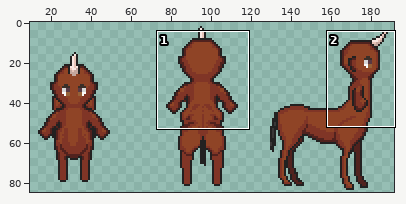
A animated GIF sprite gets an edit: sprite/creature/centaur/preview.gif. Above: a wide view before the commit, with the close-up outlined.
Close-up. First the earlier version:
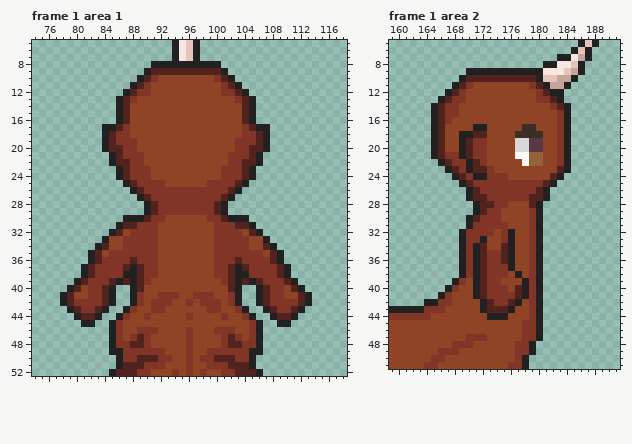
The file is 192x85 pixels, 4 frames. Shown: frame 1 area 1: x 74..118, y 5..52; frame 1 area 2: x 159..191, y 5..51. The wide view leaves out empty margins. The commit also changed other frames or places, which this record leaves out.
Now the later version:
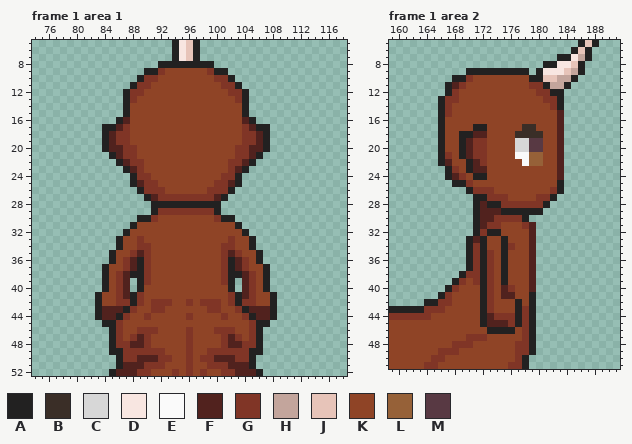
Palette (. is transparent): A #222121  B #3a2e27  C #d7d7d7  D #f8e6e1  E #fafafa  F #51221e  G #803526  H #c3a59c  J #e7c4b9  K #8f4426  L #966138  M #583943
The edit:
Changed rows in their new state; - is an unchanged pixel.
Frame 1 area 1:
first column x 86:
 8 -----.--------.-----
 9 -----AGKKKKKKGA-----
10 ----G----------G----
11 ---G------------G---
12 --G-K----------K-G--
13 .A----------------A.
14 .A----------------A.
15 .A----------------A.
first column x 78:
19 ----------K--------------K----------
21 -----------K------------K-----------
22 -------.A------------------A.-------
23 --------.AF-K----------K-FA.--------
24 --------..A--------------A..--------
25 ---------.AF--K------K--FA.---------
26 ----------.A---KKKKKK---A.----------
27 -----------.AF--------FA.-----------
28 ------------.AAAAAAAAAA.------------
29 ------------.A--------A.------------
30 ---------..-A-K------K-A-..---------
31 --------..AKKK--------KKKA..--------
32 -------..AKKKK--------KKKKA..-------
33 ------..AKK-KK--------KK-KKA..------
34 -----...AKK--K--------K--KKA...-----
35 ----...AKK-F-K--------K-F-KKA...----
36 ----...AK--A-K--------K-A--KA...----
37 ---...AKKGFA-K--------K-AFGKKA...---
38 ---...AK-F-A-K--------K-A-F-KA...---
39 --....AKG-.A------------A.-GKA....--
40 -.....AKGF.A------------A.FGKA.....-
41 .....AKKGF----KKK--KKK----FGKKA.....
42 .....AKKGG----------------GGKKA.....
43 -....AFFF------------------FFFA....-
44 --...-FF--------------------FF-...--
45 ---..-A----------------------A-..---
Frame 1 area 2:
first column x 165:
 9 --------------.-----
10 ---A-GKKKKKKKKA-----
11 --AFGK---------G----
12 ---GK-----------G---
13 --G-K----------K-G--
14 .A-K--------------A.
15 .A-K--------------F.
16 .AK---------------F.
17 .A----------------F.
18 .A----------------F.
19 .A----------------F.
20 .A----------------F.
21 .A-K--------------F.
22 ---KK-------------F.
23 ---GK---K----------.
24 --AFGK--KKK------KF-
25 ---A-GKKKKKKKKKKKKA-
26 ------G--KKKKKKKKGA-
27 -----.AA---KKKKGGA--
28 --------AA-GGGGGA---
29 --------FFAAAAA-----
30 -----.AFF-GGGA..----
31 -----.AF--K--GF.----
32 ----..A-AAKK--F.----
33 ----.AF---AK--F.----
34 ----.AGA--AG--F.----
35 ----.AGA-KAK--F.----
36 ----.AGA-KAK--F.----
37 ----.AGA-KAK--F.----
38 ------GA-KA-K-F.----
39 ------GA-KA--KF.----
40 ------KA-KFGKKF.----
41 ------KA-KFFKKA.----
42 --------GKKK--A.----
43 --------GKKKAGA.----
44 -------AFGGGAGA.----
45 -------AFFFGA-A.----
46 --------AAAA--A.----
47 --------------A.----
